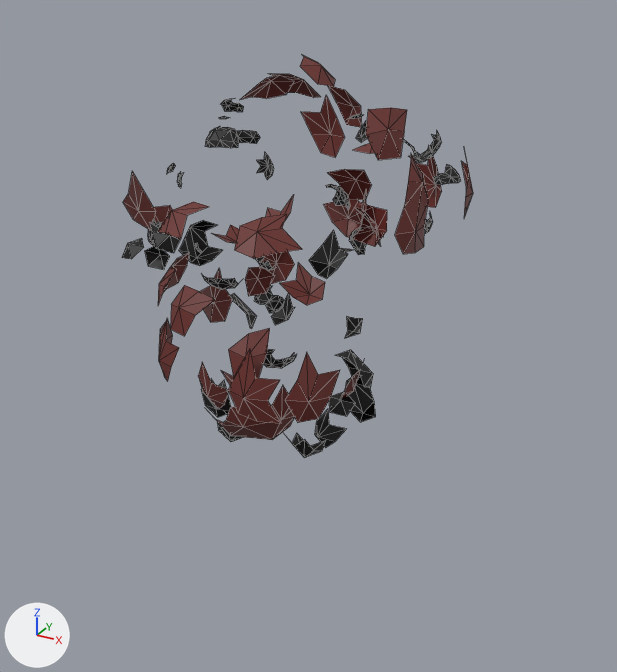
Before and after pictures for a commit that changed the glTF model public/models/azuki_unarmed_frames/explode/explode.f0010.glb.
Rendered twice from a 50 mm lens placed at (5.9, -9.99, 5.31), pointed at (0.23, 0.33, 0.15). Lighting does not change. The marker at lower left points along +X, +Y and +Z. Mesh edges are drawn as thin lines. Where no turn or scale is listed for an object, it has been applied to the vertices. Vertices at the same position are counted once.

The first picture shows 'Body.001'.
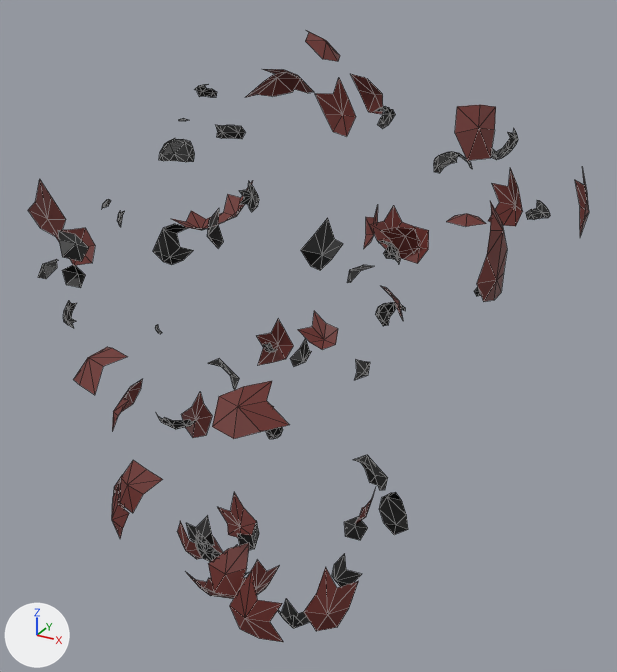
Where the change shows, as pixel boxes (x1, y1, x2, y2) in the pictures (617 x 672 px; the box of a moved part takes in the faces that stretch with it):
'Body.001', reshaped (60% wider, 52% taller)
    before: (122, 55, 473, 457)
    after: (28, 32, 589, 642)
part 1 of me_bodysubnode_001, moved or reshaped
    before: (212, 195, 294, 244)
    after: (172, 181, 253, 230)
part 2 of me_bodysubnode_001, moved or reshaped
    before: (214, 386, 294, 440)
    after: (187, 560, 280, 599)
part 3 of me_bodysubnode_001, moved or reshaped
    before: (340, 371, 360, 398)
    after: (355, 491, 375, 523)
part 4 of me_bodysubnode_001, moved or reshaped
    before: (221, 370, 234, 385)
    after: (218, 492, 256, 538)
part 5 of me_bodysubnode_001, moved or reshaped
    before: (280, 263, 325, 305)
    after: (298, 311, 338, 350)
part 6 of me_bodysubnode_001, moved or reshaped
    before: (395, 154, 428, 254)
    after: (477, 201, 507, 302)
part 7 of me_bodysubnode_001, moved or reshaped
    before: (198, 362, 229, 409)
    after: (177, 521, 202, 559)
part 8 of me_bodysubnode_001, moved or reshaped
    before: (229, 349, 281, 423)
    after: (230, 570, 283, 642)
part 9 of me_bodysubnode_001, moved or reshaped
    before: (123, 171, 156, 230)
    after: (28, 179, 66, 237)
part 10 of me_bodysubnode_001, moved or reshaped (not visible before)
    after: (212, 537, 223, 554)
part 11 of me_bodysubnode_001, moved or reshaped
    before: (159, 319, 179, 381)
    after: (112, 475, 129, 539)
part 12 of me_bodysubnode_001, moved or reshaped
    before: (324, 200, 387, 247)
    after: (370, 205, 429, 263)
part 13 of me_bodysubnode_001, moved or reshaped
    before: (153, 205, 172, 225)
    after: (55, 228, 95, 265)
part 14 of me_bodysubnode_001, moved or reshaped
    before: (258, 251, 295, 284)
    after: (257, 319, 293, 366)
part 15 of me_bodysubnode_001, moved or reshaped
    before: (353, 193, 366, 236)
    after: (364, 206, 378, 248)
part 16 of me_bodysubnode_001, moved or reshaped
    before: (417, 147, 442, 207)
    after: (488, 168, 523, 226)
part 17 of me_bodysubnode_001, moved or reshaped
    before: (285, 352, 340, 423)
    after: (304, 567, 358, 631)
part 18 of me_bodysubnode_001, moved or reshaped
    before: (200, 269, 232, 322)
    after: (181, 392, 212, 438)
part 19 of me_bodysubnode_001, moved or reshaped
    before: (301, 95, 345, 157)
    after: (315, 78, 356, 136)
part 20 of me_bodysubnode_001, moved or reshaped
    before: (462, 150, 473, 217)
    after: (575, 168, 589, 236)
part 21 of me_bodysubnode_001, moved or reshaped
    before: (228, 328, 270, 378)
    after: (208, 543, 250, 596)
part 22 of me_bodysubnode_001, moved or reshaped
    before: (366, 108, 407, 160)
    after: (455, 105, 496, 161)
part 23 of me_bodysubnode_001, moved or reshaped
    before: (234, 214, 302, 259)
    after: (212, 381, 289, 439)
part 24 of me_bodysubnode_001, moved or reshaped
    before: (158, 253, 190, 305)
    after: (112, 379, 143, 431)

The change, as a diff of the scene's bpy script:
```diff
--- a/public/models/azuki_unarmed_frames/explode/explode.f0010.glb.py
+++ b/public/models/azuki_unarmed_frames/explode/explode.f0010.glb.py
@@ me_bodysubnode_001 @@
-me_bodysubnode_001.from_pydata(...)  # 874 vertices, 878 faces; spans x -2.68..2.36, y -2.4..2.46, z -1.57..4.16
+me_bodysubnode_001.from_pydata(...)  # 874 vertices, 878 faces; spans x -4.44..3.77, y -4.14..4.11, z -4.26..4.44
+# me_bodysubnode_001 part 1: the loose piece of 15 vertices spanning x -1.0..-0.02, y -0.32..0.6, z 1.56..2.21 is moved by (-0.66, -0.07, 0.14)
+# me_bodysubnode_001 part 2: the loose piece of 20 vertices spanning x -0.67..0.71, y -1.38..-0.47, z -1.16..0.02 is moved by (-0.19, -0.47, -2.67)
+# me_bodysubnode_001 part 3: the loose piece of 10 vertices spanning x 0.37..0.84, y 0.5..1.18, z -1.25..-0.45 is moved by (-0.06, 0.76, -2.85)
+# me_bodysubnode_001 part 4: the loose piece of 10 vertices spanning x -0.91..-0.39, y -0.6..0.15, z -0.96..-0.4 is moved by (-0.12, -0.1, -2.47)
+# me_bodysubnode_001 part 5: the loose piece of 9 vertices spanning x -1.03..-0.29, y 1.6..2.03, z 0.06..0.63 is moved by (-0.42, 1.35, -1.45)
+# me_bodysubnode_001 part 6: the loose piece of 13 vertices spanning x 1.63..1.98, y -0.24..0.57, z 1.77..2.99 is moved by (1.02, 0.32, -0.59)
+# me_bodysubnode_001 part 7: the loose piece of 8 vertices spanning x -0.71..-0.1, y -1.36..-1.11, z -0.58..0.25 is moved by (-0.23, -0.44, -2.44)
+# me_bodysubnode_001 part 8: the loose piece of 10 vertices spanning x 0.34..1.06, y -2.08..-1.89, z -0.03..0.93 is moved by (0.63, -1.08, -2.38)
+# me_bodysubnode_001 part 9: the loose piece of 8 vertices spanning x -2.02..-1.78, y -1.12..-0.47, z 1.78..2.61 is moved by (-1.07, -0.72, -0.09)
+# me_bodysubnode_001 part 10: the loose piece of 8 vertices spanning x -1.1..-0.71, y -0.78..-0.2, z -1.12..-0.52 is moved by (-0.28, 0.05, -2.93)
+# me_bodysubnode_001 part 11: the loose piece of 14 vertices spanning x -1.6..-0.78, y -1.5..-0.6, z -0.2..0.76 is moved by (-0.65, -0.6, -2.56)
+# me_bodysubnode_001 part 12: the loose piece of 13 vertices spanning x -0.45..0.68, y 1.97..2.34, z 1.14..2.02 is moved by (0.19, 1.41, -0.67)
+# me_bodysubnode_001 part 13: the loose piece of 8 vertices spanning x -2.68..-2.18, y 0.06..0.58, z 1.22..1.82 is moved by (-1.75, -0.1, -0.59)
+# me_bodysubnode_001 part 14: the loose piece of 10 vertices spanning x -1.52..-0.98, y 1.53..2.03, z 0.24..1.2 is moved by (-0.68, 1.13, -2.12)
+# me_bodysubnode_001 part 15: the loose piece of 8 vertices spanning x -0.1..0.31, y 1.91..2.46, z 1.16..1.99 is moved by (-0.53, 1.65, -0.71)
+# me_bodysubnode_001 part 16: the loose piece of 10 vertices spanning x 1.05..1.68, y 1.71..2.07, z 1.9..2.86 is moved by (0.91, 1.15, -0.46)
+# me_bodysubnode_001 part 17: the loose piece of 9 vertices spanning x 1.0..1.53, y -1.7..-1.2, z -0.13..0.83 is moved by (0.71, -0.8, -2.49)
+# me_bodysubnode_001 part 18: the loose piece of 9 vertices spanning x -1.58..-1.4, y 0.02..0.73, z -0.03..0.93 is moved by (-0.63, 0.17, -2.39)
+# me_bodysubnode_001 part 19: the loose piece of 9 vertices spanning x -0.74..-0.03, y 1.85..2.04, z 2.49..3.45 is moved by (-0.32, 1.04, 0.13)
+# me_bodysubnode_001 part 20: the loose piece of 9 vertices spanning x 2.05..2.36, y 0.77..1.43, z 2.09..3.05 is moved by (1.41, 0.77, -0.26)
+# me_bodysubnode_001 part 21: the loose piece of 7 vertices spanning x 0.29..0.76, y -1.97..-1.54, z 0.48..1.08 is moved by (0.28, -1.04, -2.5)
+# me_bodysubnode_001 part 22: the loose piece of 8 vertices spanning x 1.56..1.95, y -0.81..-0.14, z 3.17..3.71 is moved by (1.13, -0.14, 0.13)
+# me_bodysubnode_001 part 23: the loose piece of 9 vertices spanning x 0.63..1.37, y -2.31..-1.63, z 2.26..2.62 is moved by (0.76, -1.63, -1.26)
+# me_bodysubnode_001 part 24: the loose piece of 12 vertices spanning x -1.9..-1.34, y -0.83..0.1, z 0.67..1.27 is moved by (-1.0, -0.16, -2.31)
+# me_bodysubnode_001 part 25: 628 of 874 vertices moved; they spanned x -2.68..1.91, y -2.4..2.32, z -1.57..4.16 and now span x -4.44..2.94, y -4.14..3.84, z -4.26..4.44; mean shift (-0.12, 0.21, -1.16); largest move (0.83, 0.46, -1.13) -> (0.77, 1.22, -3.98)
 me_bodysubnode_001.materials.append(mat_bakedmaterial)
```
